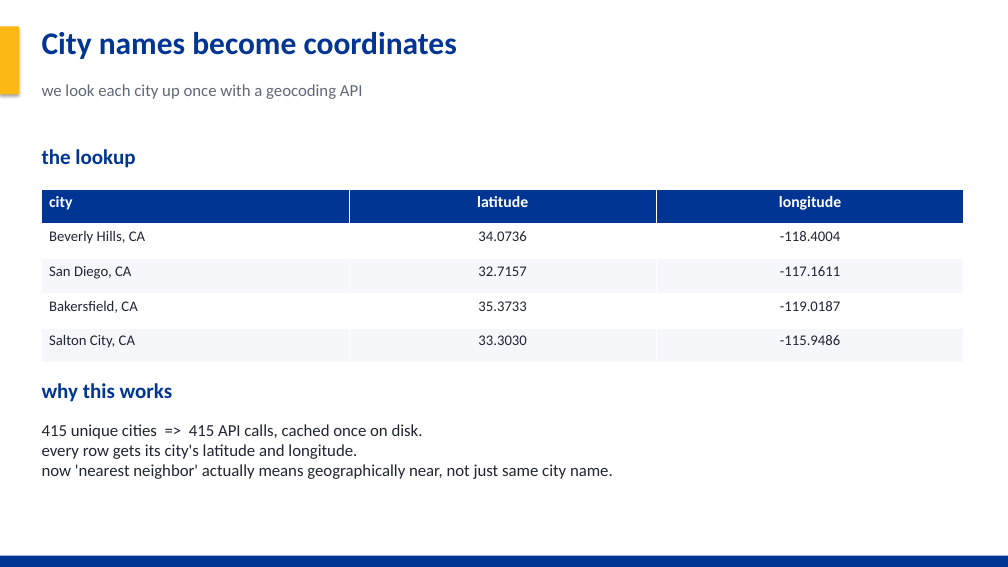
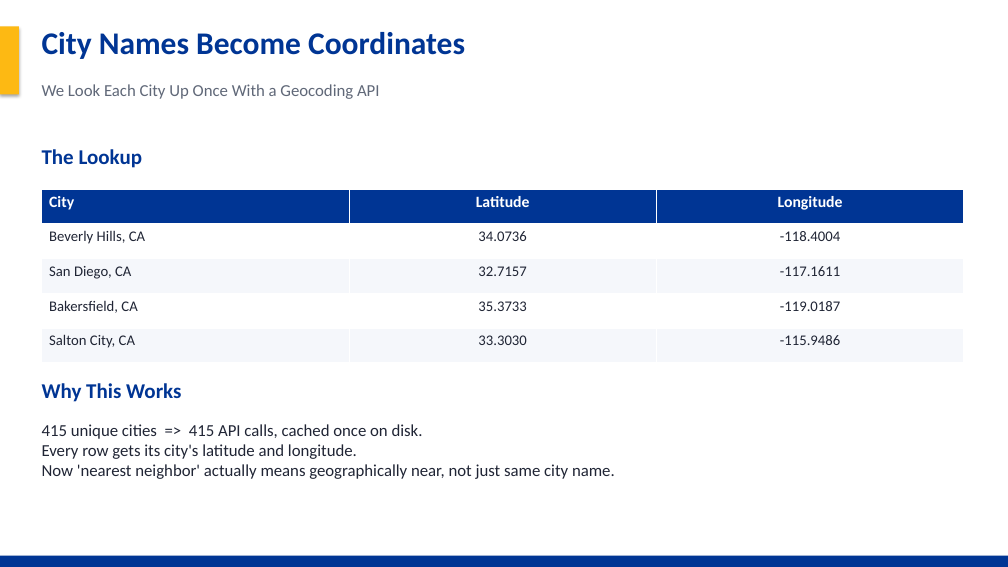
Before and after one commit to Noah-Gallego/house-price-4450-final, a slide deck: slide 7 of HousePrice_Final_Project.pptx. Drawn at 1008x567 pixels with LibreOffice and Linux fonts; fonts in the diff are those of the drawing. Boxes give left, top, right and bottom in pixels: in the first picture for what was removed or moved away, otherwise in the second. Text is boxed around its words. In the diff, an @@ line names an element or a change of style, - is before the commit and + after.

```diff
--- a/HousePrice_Final_Project.pptx
+++ b/HousePrice_Final_Project.pptx
@@ text at (x1=42, y1=32, x2=465, y2=59): text changed @@
-City names become coordinates
+City Names Become Coordinates
@@ text at (x1=42, y1=84, x2=380, y2=99): text changed @@
-we look each city up once with a geocoding API
+We Look Each City Up Once With a Geocoding API
@@ text at (x1=42, y1=149, x2=143, y2=168): text changed @@
-the lookup
+The Lookup
@@ table at (x1=42, y1=189, x2=965, y2=363) @@
-row 1: city | latitude | longitude
+row 1: City | Latitude | Longitude
@@ text at (x1=42, y1=383, x2=181, y2=402): text changed @@
-why this works
+Why This Works
@@ text at (x1=42, y1=444, x2=615, y2=479): text changed @@
-every row gets its city's latitude and longitude.
-now 'nearest neighbor' actually means geographically near, not just same city name.
+Every row gets its city's latitude and longitude.
+Now 'nearest neighbor' actually means geographically near, not just same city name.
```
Also in this commit, not shown: 22 other slides changed, 5 slides added, 2 slides removed, 9 other files.
